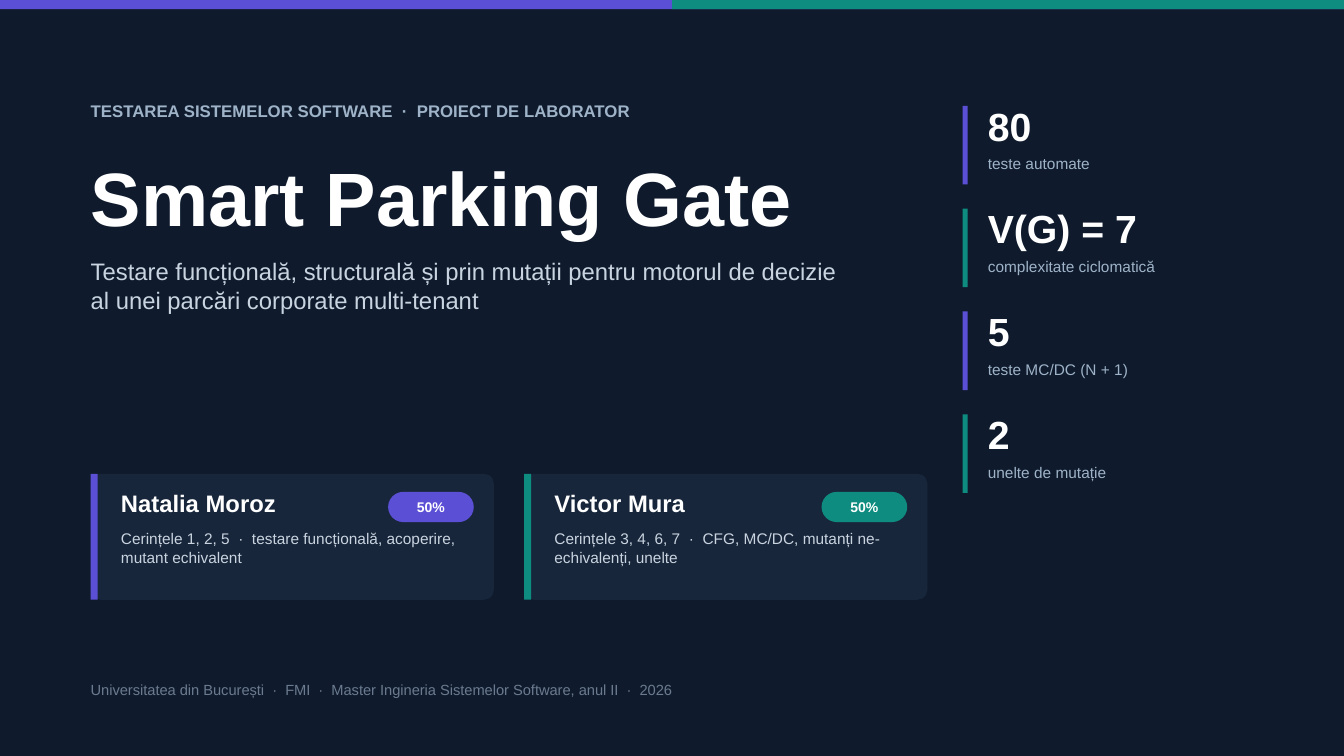
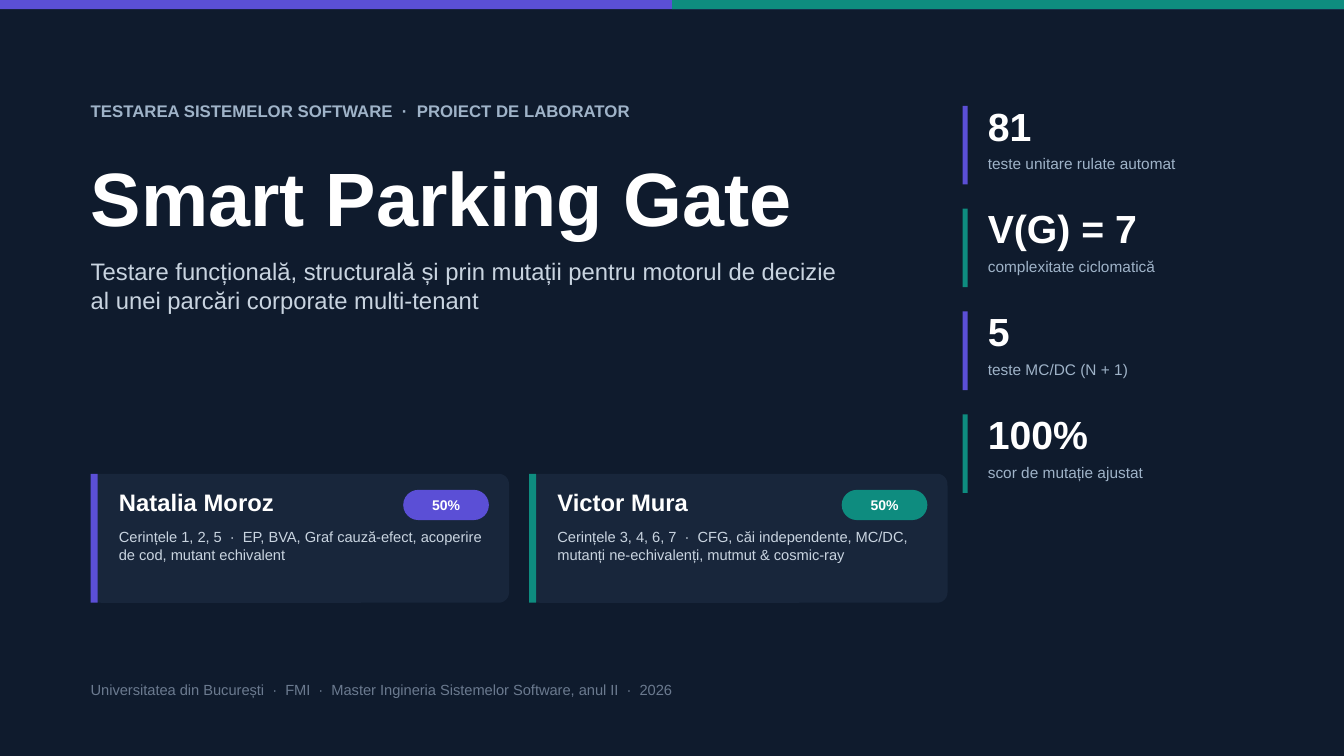
Before and after one commit to victormura/tss, a slide deck: slide 1 of proiect_laborator/docs/Prezentare_Laborator_TSS.pptx. Drawn at 1344x756 pixels with LibreOffice and Linux fonts; fonts in the diff are those of the drawing. Boxes give left, top, right and bottom in pixels: in the first picture for what was removed or moved away, otherwise in the second. Text is boxed around its words. In the diff, an @@ line names an element or a change of style, - is before the commit and + after.

```diff
--- a/proiect_laborator/docs/Prezentare_Laborator_TSS.pptx
+++ b/proiect_laborator/docs/Prezentare_Laborator_TSS.pptx
@@ text at (988,113,1032,142): text changed @@
-80
+81
@@ text at (988,158,1176,169): text changed @@
-teste automate
+teste unitare rulate automat
@@ text at (988,421,1088,450): text changed @@
-2
+100%
@@ rounded rectangle: place and size @@
-rounded rectangle at (91,474,494,600)
+rounded rectangle at (91,474,509,603)
@@ rectangle: place and size @@
-rectangle at (524,474,531,600)
+rectangle at (529,474,536,603)
@@ rounded rectangle: place and size @@
-rounded rectangle at (524,474,928,600)
+rounded rectangle at (529,474,948,603)
@@ text at (988,467,1142,481): text changed @@
-unelte de mutație
+scor de mutație ajustat
@@ rounded rectangle "50%": place and size @@
-rounded rectangle "50%" at (388,492,474,522)
+rounded rectangle "50%" at (403,490,489,520)
@@ rounded rectangle "50%": place and size @@
-rounded rectangle "50%" at (822,492,907,522)
+rounded rectangle "50%" at (842,490,928,520)
@@ text at (119,531,482,562): text changed; size 11 to 10.5 pt @@
-Cerințele 1, 2, 5 · testare funcțională, acoperire, mutant echivalent
+Cerințele 1, 2, 5 · EP, BVA, Graf cauză-efect, acoperire de cod, mutant echivalent
@@ text at (557,531,908,563): text changed; size 11 to 10.5 pt @@
-Cerințele 3, 4, 6, 7 · CFG, MC/DC, mutanți ne-echivalenți, unelte
+Cerințele 3, 4, 6, 7 · CFG, căi independente, MC/DC, mutanți ne-echivalenți, mutmut & cosmic-ray
```
Also in this commit, not shown: 12 other slides changed, 11 slides added, 6 slides removed, 17 other files.
